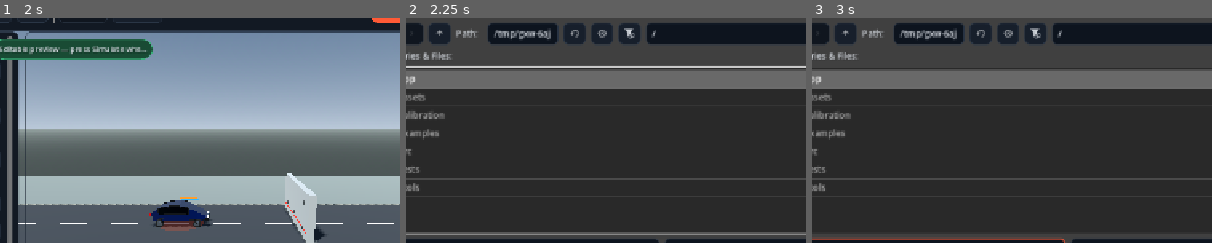
Above: before the commit, frames 1-3 (left to right).
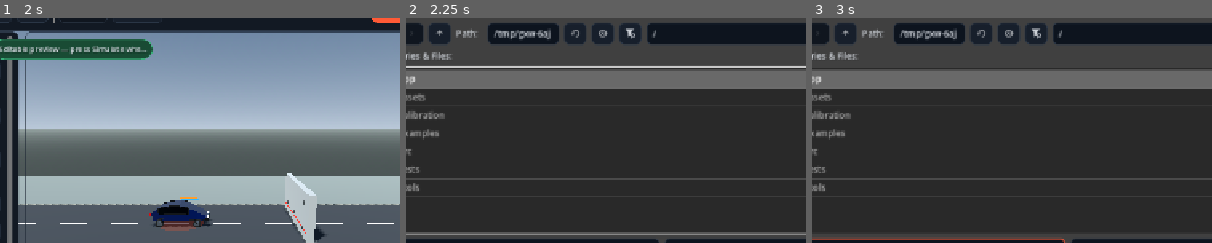
Above: after the commit, the same moments.

Repository: ArrowSK/crashvector
Game: Godot game, scene res://app/main.tscn
The game is run twice, just before and just after one commit, with the same random seed, the same clock (stepped at 60 frames per second) and the same inputs.
Inputs (mouse positions are % of the whole screen's width and height, from its top left):
- Up to frame 1 (2 s): click "New" at 0.5 s; click "New" at 1.25 s
- Up to frame 2 (2.25 s): click "Open" at 2 s
- Up to frame 3 (3 s): click (36, 59) at 2.77 s; type "12" at 2.85 s
The pictures show only the part of the screen within x 20-70%, y 7-57%; the shares and areas given below are measured in that part.

Frame 1 is identical in both runs. In frame 2, 0.2% of the frame differs, in the area x 37-63%, y 3-11%; in frame 3, 0.2%.

Commit message:
M11: soften compliant pair contact manifold

Diff:
--- a/src/simulation/vehicle_pair_contact.gd
+++ b/src/simulation/vehicle_pair_contact.gd
@@ -8,9 +8,9 @@
 var restitution: float = 0.03
 var friction_coefficient: float = 0.55
 var tangent_contact_radius_m: float = 1.25
-var normal_stiffness_n_m: float = 9000000.0
+var normal_stiffness_n_m: float = 3000000.0
 var damping_ratio: float = 0.75
-var maximum_force_per_pair_n: float = 4000000.0
+var maximum_force_per_pair_n: float = 1000000.0
 var emergency_penetration_m: float = 0.35
 var emergency_position_fraction: float = 0.015
 var contact_events: int = 0
